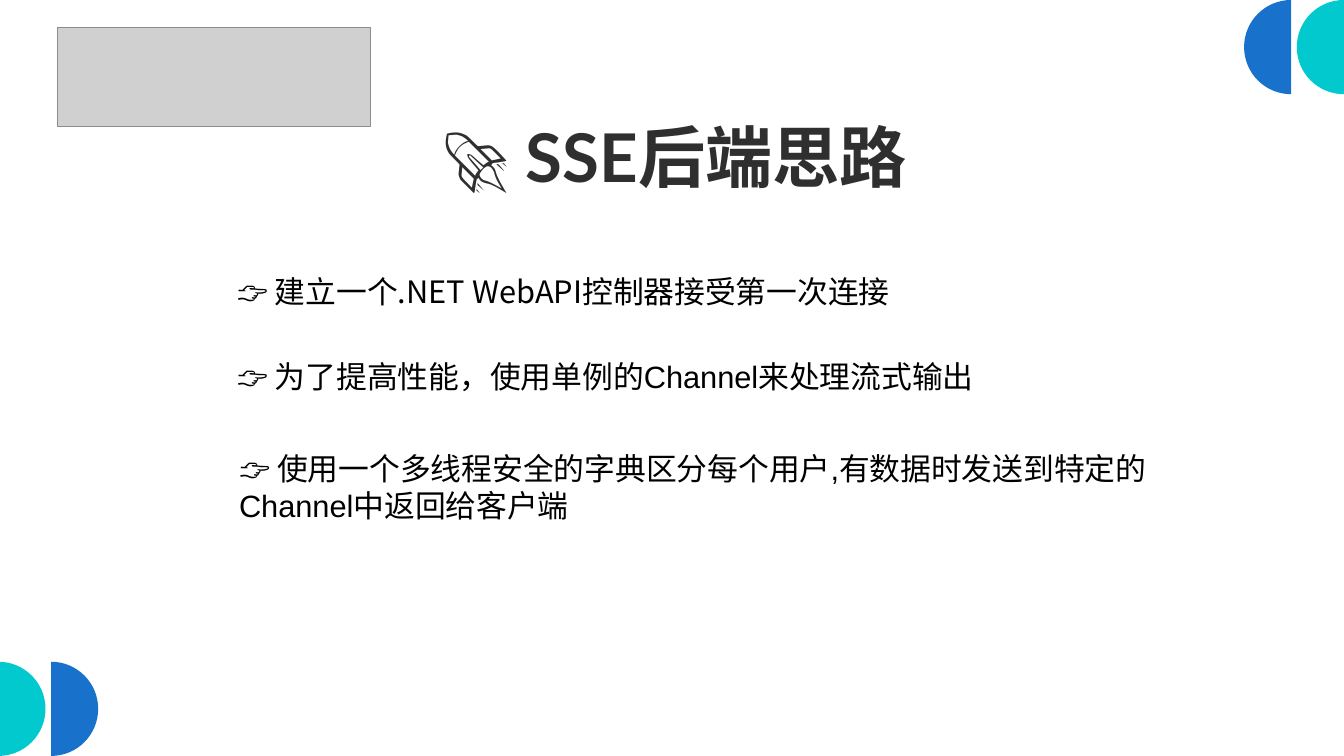
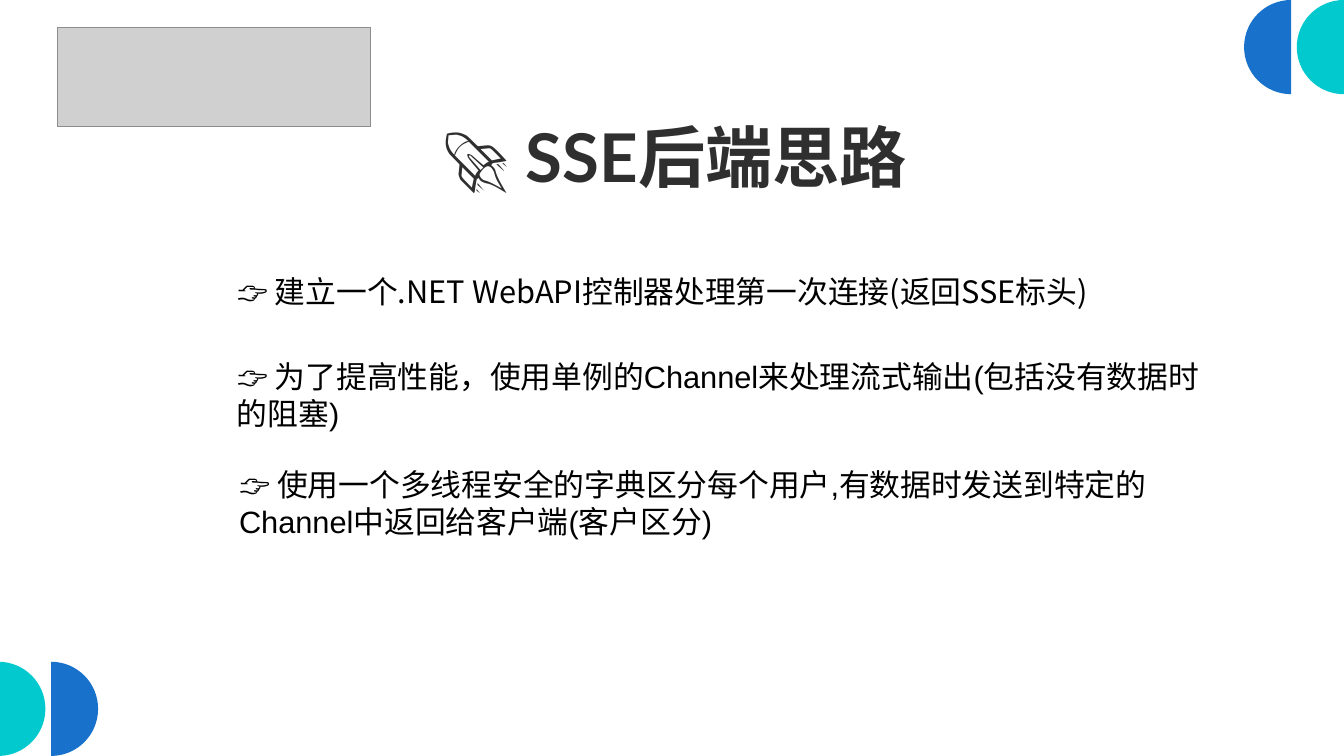
Before and after one commit to scottfly189/dotnet_net_course, a slide deck: slide 4 of src/8.SseDemo/sse_server.odp. Drawn at 1344x756 pixels with LibreOffice and Linux fonts; fonts in the diff are those of the drawing; grey boxes stand for pictures. Boxes give left, top, right and bottom in pixels: in the first picture for what was removed or moved away, otherwise in the second. Text is boxed around its words. In the diff, an @@ line names an element or a change of style, - is before the commit and + after.

```diff
--- a/src/8.SseDemo/sse_server.odp
+++ b/src/8.SseDemo/sse_server.odp
@@ text at [275, 277, 1088, 309]: text changed @@
-👉 建立一个.NET WebAPI控制器接受第一次连接
+👉 建立一个.NET WebAPI控制器处理第一次连接(返回SSE标头)
@@ text at [237, 362, 1199, 432]: text changed @@
-👉 为了提高性能，使用单例的Channel来处理流式输出
+👉 为了提高性能，使用单例的Channel来处理流式输出(包括没有数据时的阻塞)
@@ text at [239, 470, 1147, 538]: text changed @@
-👉 使用一个多线程安全的字典区分每个用户,有数据时发送到特定的Channel中返回给客户端
+👉 使用一个多线程安全的字典区分每个用户,有数据时发送到特定的Channel中返回给客户端(客户区分)
```
Also in this commit, not shown: 8 other slides changed, 1 slide added, 5 other files.
